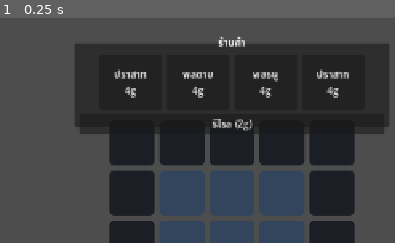
Above: before the commit, frame 1.
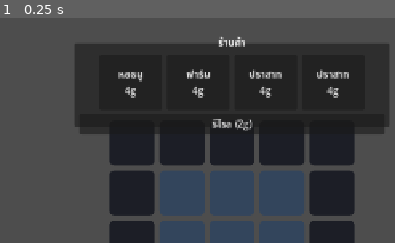
Above: after the commit, the same moment.

Repository: lnwextra2/9-Kings-at-home
Game: Godot game, scene res://scenes/main.tscn
Two runs of this game, one before a commit and one after it. Both use one fixed random seed, a clock stepped at 60 frames per second and the inputs below.
Inputs:
- Up to frame 1 (0.25 s): no input
The pictures show only the part of the screen within x 21-71%, y 0-50%; the shares and areas given below are measured in that part.

The runs differ from the first frame. In frame 1, 0.6% of the frame differs, in the area x 28-72%, y 22-29%.

Commit message:
M3 fix: farm/market skills match 04_CARD_REFERENCE
- farm was wrongly giving gold; per reference:
  - farm = +1 x Lv soldier count to a RANDOM neighboring soldier each turn
  - market (new) = +3 x Lv gold each turn (the real gold source)
- EffectData: add RANDOM_NEIGHBOR target
- Board.neighbors_4; TurnResolver resolves targets (SELF/NEIGHBORS_4/RANDOM_NEIGHBOR)
  and count effects restrict to soldiers
- new market.tres + market.svg; farm.tres reworked
- verified: farm neighbor count 3->4, market gold 30->33

Co-Authored-By: Claude Opus 4.8 <noreply@anthropic.com>

Diff:
--- /dev/null
+++ b/new-game-project/assets/sprites/market.svg
@@ -0,0 +1,6 @@
+<svg width="48" height="48" viewBox="0 0 48 48" xmlns="http://www.w3.org/2000/svg">
+  <rect x="9" y="22" width="30" height="18" rx="1" fill="#b5843a" stroke="#7a5824" stroke-width="2"/>
+  <path d="M6 22 L24 9 L42 22 Z" fill="#c0392b" stroke="#7d241a" stroke-width="2"/>
+  <circle cx="18" cy="31" r="4" fill="#f0d060" stroke="#b89a30" stroke-width="1.5"/>
+  <circle cx="29" cy="33" r="4" fill="#f0d060" stroke="#b89a30" stroke-width="1.5"/>
+</svg>
--- a/new-game-project/core/board.gd
+++ b/new-game-project/core/board.gd
@@ -2,6 +2,22 @@
 extends RefCounted
 ## กระดาน: วาง / merge / กฎการ์ดฐาน — core ล้วน ห้ามรู้จัก Node
 ## กฎอ้าง kind (เช่น BASE) ได้ แต่ห้ามอ้างชื่อการ์ด (card.id == "...")
+
+
+## index เพื่อนบ้าน 4 ทิศ (บน/ล่าง/ซ้าย/ขวา) ที่อยู่ในกระดาน
+static func neighbors_4(state: GameState, idx: int) -> Array:
+    var col: int = idx % state.cols
+    var row: int = idx / state.cols
+    var out: Array = []
+    if col > 0:
+        out.append(idx - 1)
+    if col < state.cols - 1:
+        out.append(idx + 1)
+    if row > 0:
+        out.append(idx - state.cols)
+    if row < state.rows - 1:
+        out.append(idx + state.cols)
+    return out
 
 
 ## หา slot ของฐานบนกระดาน (-1 = ยังไม่มี)
--- a/new-game-project/core/turn_resolver.gd
+++ b/new-game-project/core/turn_resolver.gd
@@ -12,18 +12,51 @@
         var d: CardData = Content.card(c.data_id)
         for e in d.effects:
             if e.trigger == EffectData.Trigger.END_TURN:
-                _fire(state, c, e)
+                _fire(state, idx, e)
 
 
-static func _fire(state: GameState, card: Dictionary, e: EffectData) -> void:
-    var mult: int = int(card.level) if e.scales_with_level else 1
+static func _fire(state: GameState, idx: int, e: EffectData) -> void:
+    var source: Dictionary = state.board[idx]
+    var mult: int = int(source.level) if e.scales_with_level else 1
     match e.action:
         EffectData.Action.GRANT_GOLD:
-            state.gold += int(e.value * mult)
+            state.gold += int(e.value * mult)          # ตลาด: +value × level
         EffectData.Action.MODIFY_STAT:
-            # รองรับ target SELF (บัฟตัวเอง); target อื่น (NEIGHBORS/SAME_COLOR) เพิ่มเมื่อมีการ์ดที่ใช้
-            if e.target == EffectData.Target.SELF:
-                if e.is_percent:
-                    Stats.apply_pct(card, e.stat_name, e.value)
-                else:
-                    Stats.apply_flat(card, e.stat_name, e.value)
+            for t in _targets(state, idx, e):
+                _apply_stat(t, e, mult)                # ฟาร์ม: +count ให้เพื่อนบ้าน ฯลฯ
+
+
+## แปลง target → รายการ card instance ที่โดนผล
+static func _targets(state: GameState, idx: int, e: EffectData) -> Array:
+    match e.target:
+        EffectData.Target.SELF:
+            return [state.board[idx]]
+        EffectData.Target.NEIGHBORS_4:
+            return _neighbor_cards(state, idx, e)
+        EffectData.Target.RANDOM_NEIGHBOR:
+            var ns: Array = _neighbor_cards(state, idx, e)
+            if ns.is_empty():
+                return []
+            return [state.rng.pick(ns)]
+    return []
+
+
+## การ์ดในช่องเพื่อนบ้าน; ถ้าเป็น effect count → เอาเฉพาะทหาร (ตาม reference "ทหารข้างเคียง")
+static func _neighbor_cards(state: GameState, idx: int, e: EffectData) -> Array:
+    var out: Array = []
+    var count_only: bool = e.stat_name == &"count"
+    for n in Board.neighbors_4(state, idx):
+        var c = state.board[n]
+        if not (c is Dictionary):
+            continue
+        if count_only and Content.card(c.data_id).kind != CardData.Kind.SOLDIER:
+            continue
+        out.append(c)
+    return out
+
+
+static func _apply_stat(card: Dictionary, e: EffectData, mult: int) -> void:
+    if e.is_percent:
+        Stats.apply_pct(card, e.stat_name, e.value)    # % ปกติไม่คูณ level (ทบต้นทุกเทิร์นเอง)
+    else:
+        Stats.apply_flat(card, e.stat_name, e.value * mult)
--- a/new-game-project/data/cards/blue/farm.tres
+++ b/new-game-project/data/cards/blue/farm.tres
@@ -4,15 +4,15 @@
 [ext_resource type="Script" path="res://data_types/effect_data.gd" id="2"]
 [ext_resource type="Texture2D" path="res://assets/sprites/farm.svg" id="3"]
 
-[sub_resource type="Resource" id="eff_gold"]
+[sub_resource type="Resource" id="eff_farm"]
 script = ExtResource("2")
 trigger = 0
-action = 0
-target = 0
-value = 3.0
+action = 1
+target = 6
+value = 1.0
 scales_with_level = true
-stat_name = &""
-is_percent = true
+stat_name = &"count"
+is_percent = false
 
 [resource]
 script = ExtResource("1")
@@ -21,10 +21,10 @@
 sprite = ExtResource("3")
 color = &"blue"
 kind = 2
-description = "สิ่งก่อสร้างซัพพอร์ต ไม่ลงสนาม — จบเทิร์นให้ทอง 3 × level"
+description = "จบเทิร์น: +1×Lv จำนวนทหาร ให้ทหารข้างเคียง (สุ่ม 1 ช่อง)"
 max_hp = 0.0
 attack = 0.0
 attack_range = 0.0
 move_speed = 0.0
 base_count = 1
-effects = Array[EffectData]([SubResource("eff_gold")])
+effects = Array[EffectData]([SubResource("eff_farm")])
--- /dev/null
+++ b/new-game-project/data/cards/blue/market.tres
@@ -0,0 +1,30 @@
+[gd_resource type="Resource" script_class="CardData" load_steps=4 format=3 uid="uid://c9k0market0v"]
+
+[ext_resource type="Script" path="res://data_types/card_data.gd" id="1"]
+[ext_resource type="Script" path="res://data_types/effect_data.gd" id="2"]
+[ext_resource type="Texture2D" path="res://assets/sprites/market.svg" id="3"]
+
+[sub_resource type="Resource" id="eff_gold"]
+script = ExtResource("2")
+trigger = 0
+action = 0
+target = 0
+value = 3.0
+scales_with_level = true
+stat_name = &""
+is_percent = true
+
+[resource]
+script = ExtResource("1")
+id = &"market"
+display_name = "ตลาด"
+sprite = ExtResource("3")
+color = &"blue"
+kind = 2
+description = "สิ่งก่อสร้างซัพพอร์ต — จบเทิร์นให้ทอง 3×level"
+max_hp = 0.0
+attack = 0.0
+attack_range = 0.0
+move_speed = 0.0
+base_count = 1
+effects = Array[EffectData]([SubResource("eff_gold")])
--- a/new-game-project/data_types/effect_data.gd
+++ b/new-game-project/data_types/effect_data.gd
@@ -4,7 +4,7 @@
 
 enum Trigger { END_TURN, ON_DEATH, ON_SPAWN, ON_UPGRADE, ON_KILL }
 enum Action { GRANT_GOLD, MODIFY_STAT, UPGRADE_RANDOM, SPAWN_EXTRA, DAMAGE_AREA }
-enum Target { SELF, NEIGHBORS_4, DIAGONALS_4, RANDOM_CARD, ALL_CARDS, SAME_COLOR }
+enum Target { SELF, NEIGHBORS_4, DIAGONALS_4, RANDOM_CARD, ALL_CARDS, SAME_COLOR, RANDOM_NEIGHBOR }
 
 @export var trigger: Trigger = Trigger.END_TURN
 @export var action: Action = Action.GRANT_GOLD
Not shown, added: new-game-project/assets/sprites/market.svg.import
Not shown, changed: CLAUDE.md
Not shown, added: docs/04_CARD_REFERENCE.md
